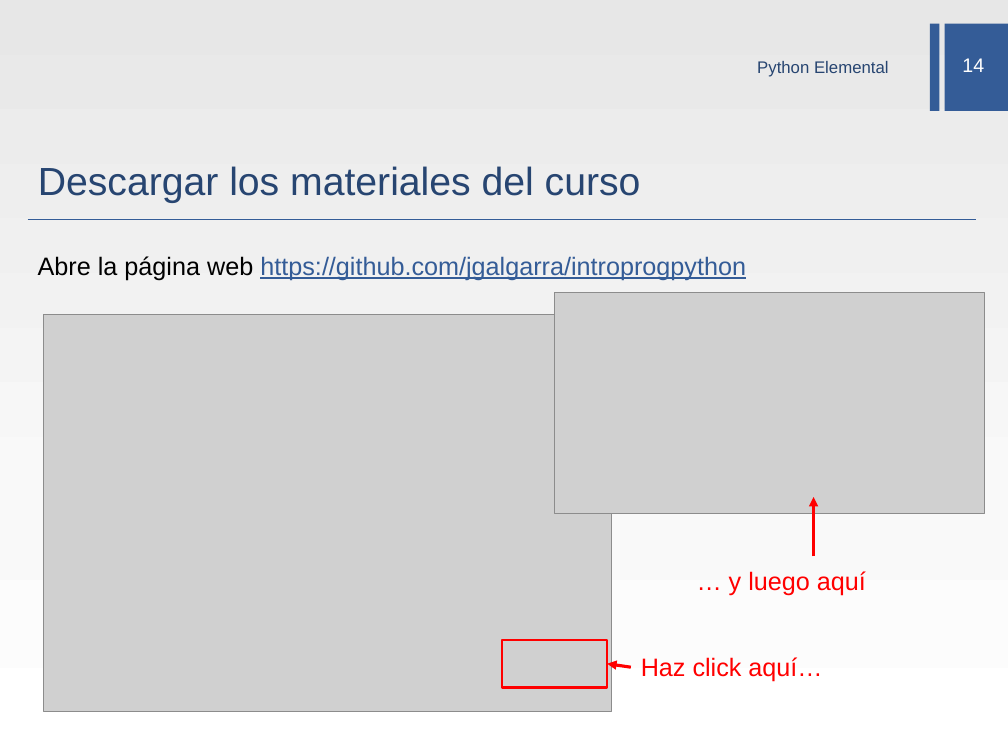
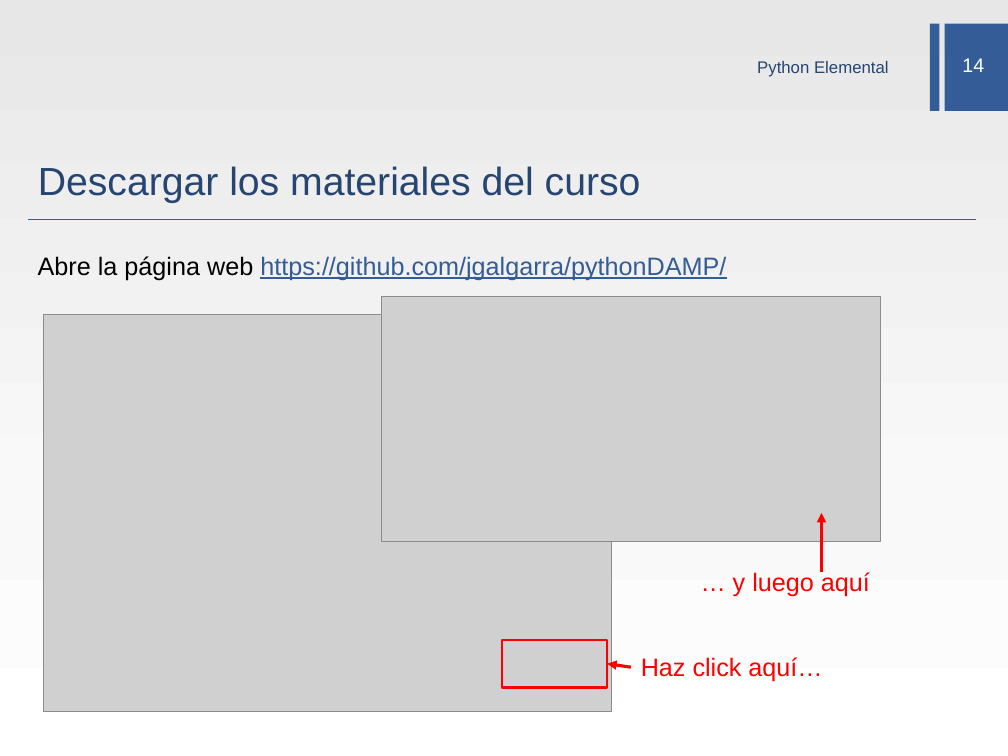
Before and after one commit to jgalgarra/pythonDAMP, a slide deck: slide 14 of slides/python_elemental_damp_slides.pptx. Drawn at 1008x756 pixels with LibreOffice and Linux fonts; fonts in the diff are those of the drawing; grey boxes stand for pictures; background and template pictures are left out. Boxes give left, top, right and bottom in pixels: in the first picture for what was removed or moved away, otherwise in the second. Text is boxed around its words. In the diff, an @@ line names an element or a change of style, - is before the commit and + after.

Commit message:
Changing slides

```diff
--- a/slides/python_elemental_damp_slides.pptx
+++ b/slides/python_elemental_damp_slides.pptx
@@ text at <box>38,256,726,281</box>: text changed @@
-Abre la página web https://github.com/jgalgarra/introprogpython
+Abre la página web https://github.com/jgalgarra/pythonDAMP/
@@ picture added at <box>382,296,881,540</box> @@
@@ picture removed at <box>554,292,984,513</box> @@
@@ arrow moved from (813, 556) - (813, 497) to (822, 573) - (822, 513) @@
@@ text "… y luego aquí": place and size @@
-text "… y luego aquí" at <box>729,571,866,596</box>
+text "… y luego aquí" at <box>733,570,870,596</box>
```
Also in this commit, not shown: 3 other slides changed.
